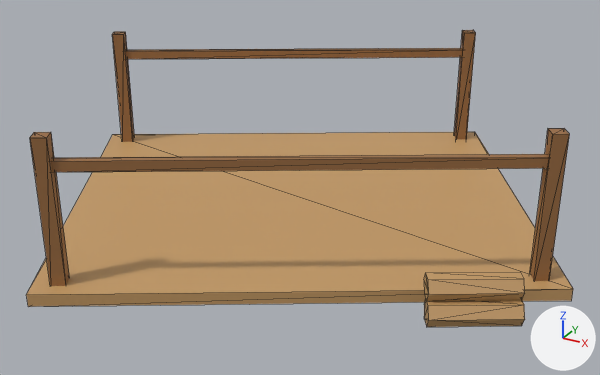
The glTF model art/models/site_large.glb as it was, and as the next commit left it.
One viewpoint serves both versions: a 50 mm lens placed at (1.014, -1.83, 0.973), pointed at (0.041, -0.059, 0.088). The lights are fixed; the arrows at lower right show +X, +Y and +Z. The picture after the commit comes second. Mesh edges are drawn as thin lines. Vertices at exactly the same position are counted once.

Objects in the first picture: 'site_large'.
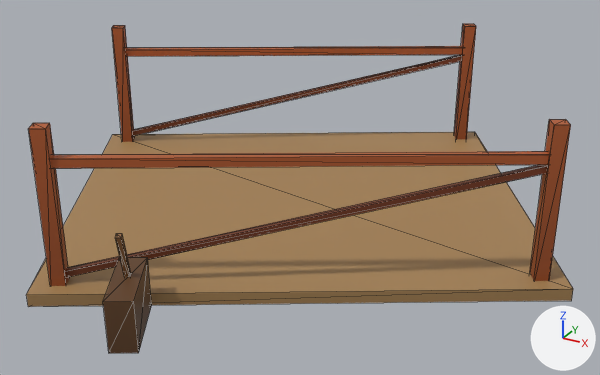
Location of each change, [x1, y1, x2, y2] in pixels of the pictures (600 x 375 px):
'site_large', reshaped (11% taller)
    before: [26, 30, 573, 327]
    after: [26, 24, 573, 353]
part 1 of me_site_large, deleted (brown)
    before: [424, 300, 525, 327]
part 2 of me_site_large, deleted (brown)
    before: [424, 272, 525, 301]
part 3 of me_site_large, built on
    before: [51, 48, 549, 172]
    after: [51, 46, 549, 353]
part 4 of me_site_large, recoloured
    both: [26, 30, 573, 307]

Patch to the scene script:
```diff
--- a/art/models/site_large.glb.py
+++ b/art/models/site_large.glb.py
@@ me_site_large @@
 # used by ob_site_large; location = (0.0, 0.0, 0.0)
-me_site_large.from_pydata(...)  # 80 vertices, 124 faces; spans x -0.77..0.77, y -0.74..0.74, z 0.0..0.38
+me_site_large.from_pydata(...)  # 88 vertices, 132 faces; spans x -0.77..0.77, y -0.79..0.74, z 0.0..0.4
+# me_site_large part 1: the loose piece of 12 vertices spanning x 0.51..0.71, y -0.42..-0.26, z 0.0..0.06 is deleted
+# me_site_large part 2: the loose piece of 12 vertices spanning x 0.5..0.7, y -0.4..-0.25, z 0.05..0.11 is deleted
+# me_site_large part 3
+# 8 vertices are removed from x -0.7..0.7, y -0.67..0.67, z 0.3..0.33
+# 24 faces are deleted
+# 16 vertices in x -0.72..0.72, y -0.69..0.69, z 0.38 move by (0.0, 0.0, 0.02)
+# 2 vertices move from x -0.24..0.24, y -0.66..0.66, z 0.3 to x -0.23..0.23, y -0.67..0.67, z 0.31
+# 40 vertices are added at x -0.7..0.7, y -0.79..0.67, z 0.0..0.33
+# 72 new faces join them
+# me_site_large part 4: 60 kept faces spanning x -0.77..0.77, y -0.74..0.74, z 0.0..0.4 get new vertex colours
 me_site_large.materials.append(mat_defaultmaterial)
```
